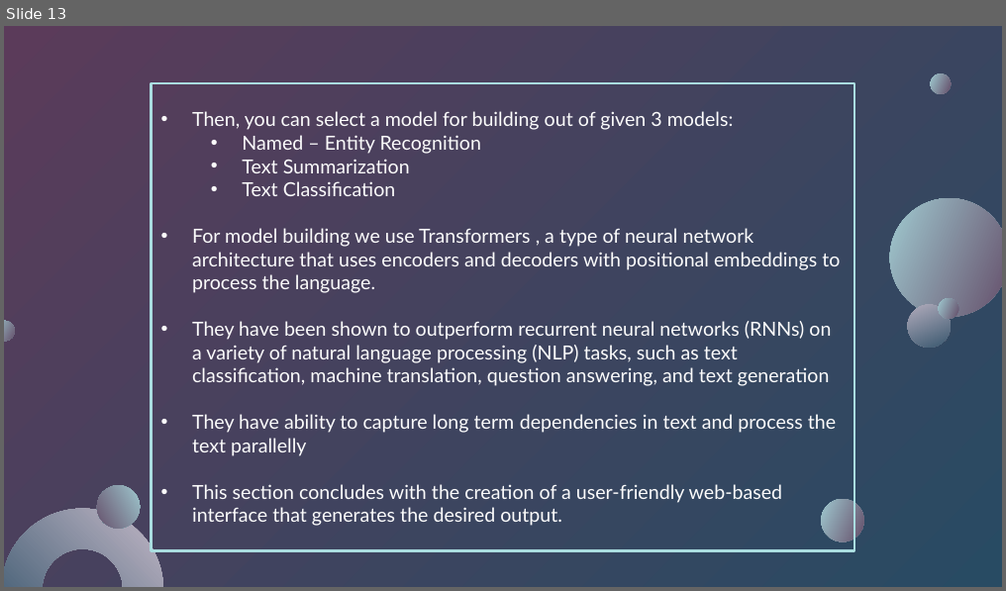
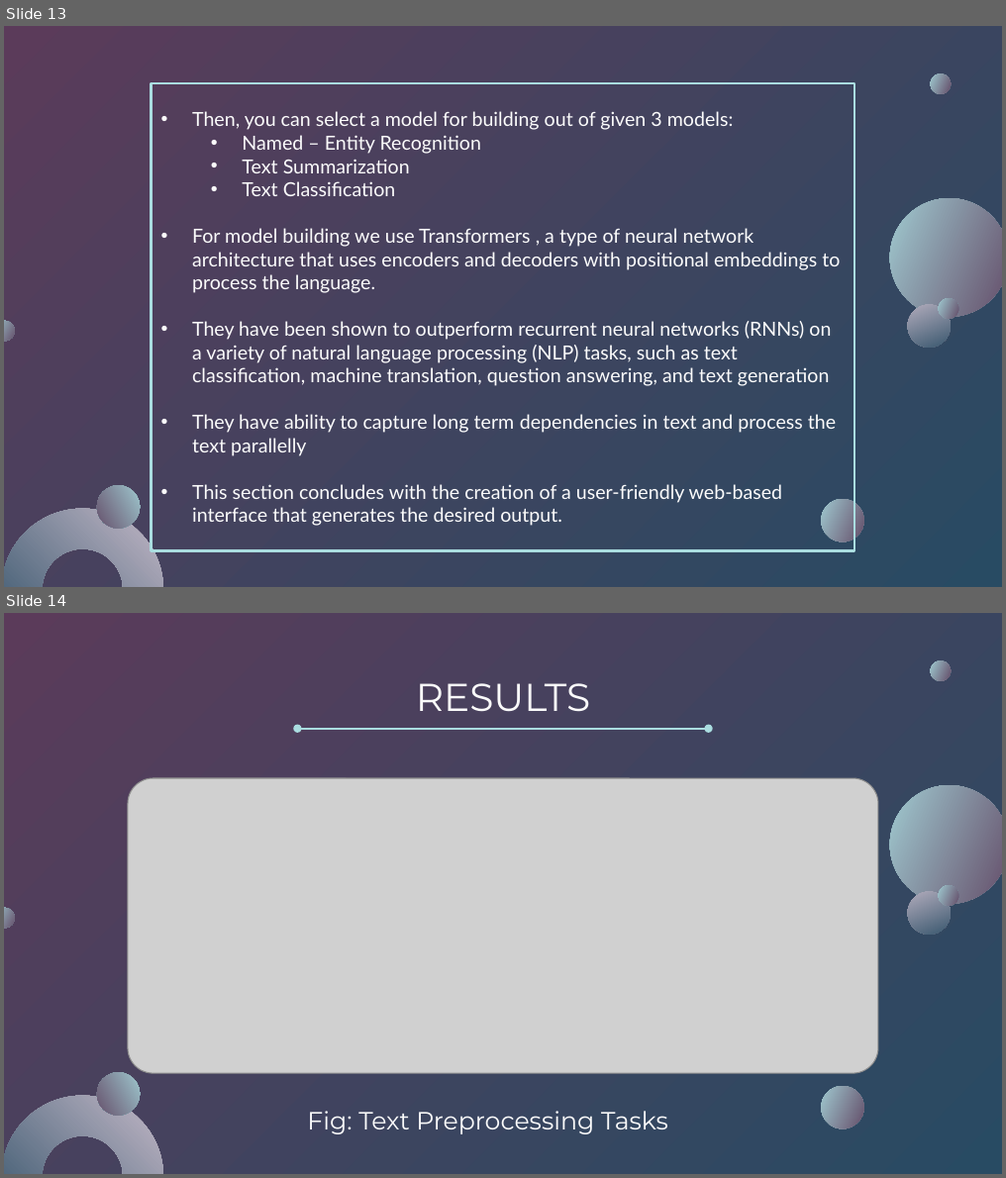
Before and after one commit to Naveen-004/NLP-assist, a slide deck: assets/NLP assist v5.pptx. Shown one above the other, each under a label of ours: slide 13 before the commit, slides 13 and 14 after it. The pictures are 1006x591 and 1006x1178 pixels, drawn with LibreOffice and Linux fonts; fonts in the diff are those of the drawing; grey boxes stand for pictures; background and template pictures are left out. Boxes give left, top, right and bottom in pixels: in the first picture for what was removed or moved away, otherwise in the second. Text is boxed around its words. In the diff, an @@ line names an element or a change of style, - is before the commit and + after.

```diff
--- a/assets/NLP assist v5.pptx
+++ b/assets/NLP assist v5.pptx
@@ slide 14 added at bbox=[4, 613, 1002, 1174], background gradient #5B3B5A to #284B63; not listed: 7 template elements that a slide beside it also shows @@
@@ title added at bbox=[416, 683, 590, 711], 28 pt, text #FBFBFB @@
+RESULTS
@@ double arrow added from (297, 729) to (709, 729), #AADDE0 1.5 pt @@
@@ picture added at bbox=[128, 778, 878, 1074] @@
@@ ellipse added at bbox=[4, 904, 18, 931], fill gradient #AADDE0 to #5B3B5A @@
@@ text added at bbox=[307, 1111, 668, 1135], 18 pt, text #FBFBFB @@
+Fig: Text Preprocessing Tasks
```
Also in this commit, not shown: 1 slide changed, 3 other slides added, 2 other files.
